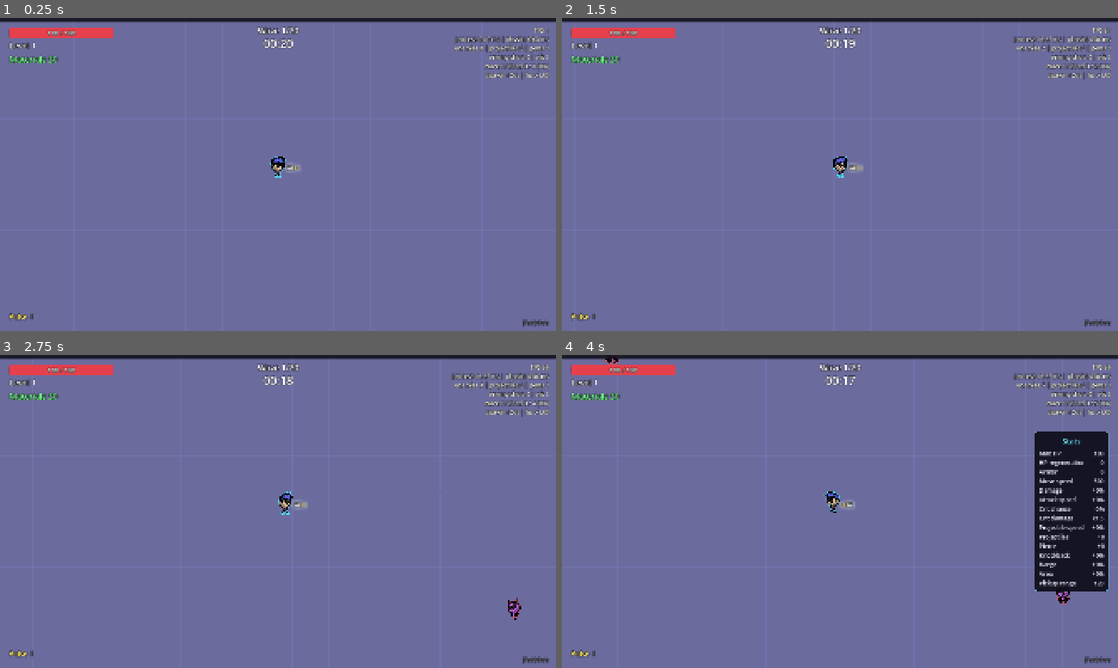
Above: before the commit, frames 1-4 (two rows, left to right).
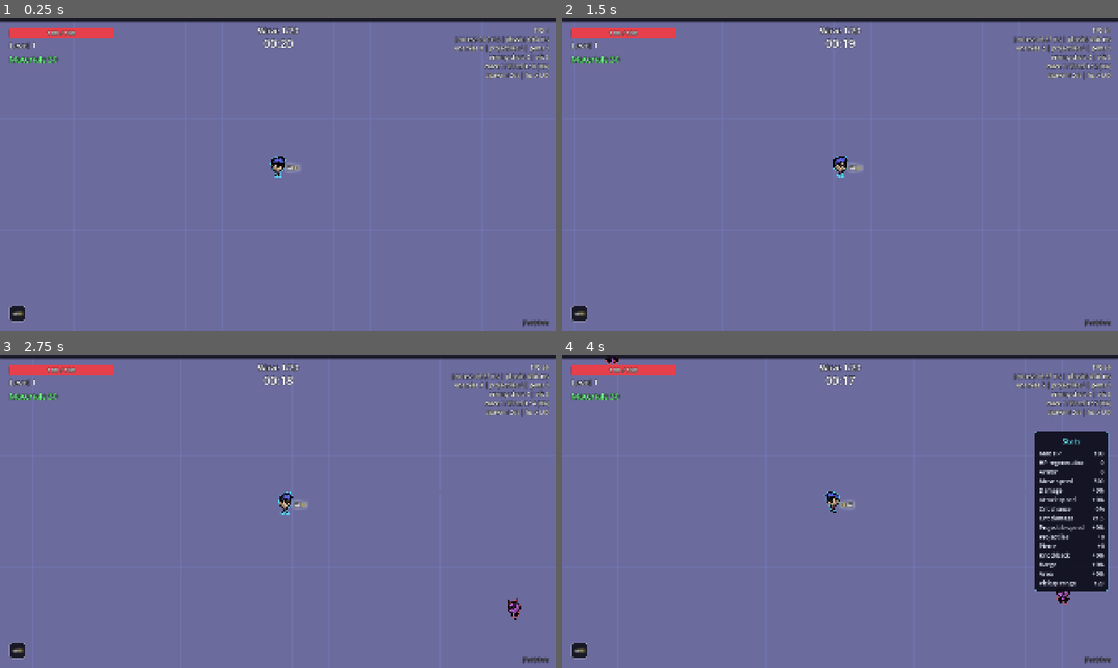
Above: after the commit, the same moments.

Repository: Mowgli2000/survivor-game
Game: Godot game, scene res://src/run/run.tscn
Same seed, same stepped clock (60 frames per second), same inputs: the game is played once before the commit and once after it.
Inputs (mouse positions are in pixels of both pictures, inside the frame that each line leads up to):
- Up to frame 1 (0.25 s): no input
- Up to frame 2 (1.5 s): tap Enter at 0.5 s; move the mouse to (962, 158) at 0.52 s; hold D (move_right) 0.53-1.25 s; hold Tab (show_stats) 0.53-1.25 s; click (962, 158) at 0.67 s; drag from (728, 190) to (812, 237) at 1.27 s
- Up to frame 3 (2.75 s): tap Space at 2 s; move the mouse to (333, 442) at 2.02 s; hold D (move_right) from 2.03 s (still down); tap Alt at 2.1 s; click (333, 442) at 2.17 s
- Up to frame 4 (4 s): release D (move_right) at 2.75 s; drag from (812, 574) to (673, 464) at 2.77 s; move the mouse to (1006, 558) at 3.52 s; hold A (move_left) from 3.53 s (still down); hold Tab (show_stats) from 3.53 s (still down); click (1006, 558) at 3.67 s

The runs differ from the first frame. In frame 1, 0.2% of the frame differs, in the area x 1-6%, y 92-98%; in frame 2, 0.2%; in frame 3, 0.2%; in frame 4, 0.2%.

Commit message:
feat: icons in shop and HUD, shop capture mode
Co-Authored-By: Claude Opus 5.5 <noreply@anthropic.com>

Diff:
--- a/src/debug/capture.gd
+++ b/src/debug/capture.gd
@@ -1,7 +1,7 @@
 extends Node
 ## Plays a run with a bot and saves a screenshot, so visuals can be checked
 ## without a human at the keyboard (used by Claude Code).
-## Usage: Godot.exe --path . res://src/debug/capture.tscn -- --time=20 --out=user://capture.png [--stress] [--allweapons] [--levelup] [--waveend] [--die]
+## Usage: Godot.exe --path . res://src/debug/capture.tscn -- --time=20 --out=user://capture.png [--stress] [--allweapons] [--levelup] [--waveend] [--shop] [--die]
 
 const RUN_SCENE := preload("res://src/run/run.tscn")
 const STRESS_CONFIG := preload("res://src/debug/stress/stress_run.tres")
@@ -25,7 +25,7 @@
 			_out = arg.trim_prefix("--out=")
 		elif arg == "--stress":
 			stress = true
-		elif arg in ["--levelup", "--die", "--waveend"]:
+		elif arg in ["--levelup", "--die", "--waveend", "--shop"]:
 			_mode = arg
 		elif arg == "--allweapons":
 			all_weapons = true
@@ -34,7 +34,7 @@
 		_run.config = STRESS_CONFIG
 	_run.seed_override = 7
 	_run.player_invincible = true
-	_run.auto_choose_upgrades = _mode not in ["--levelup", "--waveend"]
+	_run.auto_choose_upgrades = _mode not in ["--levelup", "--waveend", "--shop"]
 	_run.bot_input = func() -> Vector2: return Vector2.from_angle(_time * 0.5)
 	add_child(_run)
 	if all_weapons:
@@ -52,6 +52,19 @@
 		_run.waves.time_left = 0.05  # level-ups are shown at the end of the wave
 		_capture_at = _time + 0.8
 		return
+	if _mode == "--shop" and not get_tree().paused:
+		# Own a few items so the inventory row shows, then end the wave.
+		for id in [&"oni_mask", &"magnet_glove", &"magnet_glove", &"plasma_ring"]:
+			_run.inventory.add(ContentDB.get_def(&"items", id))
+		_run.waves.time_left = 0.05
+		_capture_at = _time + 0.8
+		return
+	if _mode == "--shop" and not _run.shop_screen.visible:
+		# Skip the level-up cards: straight to the shop.
+		_run.progression.pending_level_ups = 0
+		_run._resolve_level_ups()
+		_capture_at = _time + 0.5
+		return
 	if _mode == "--waveend" and not get_tree().paused:
 		_run.waves.time_left = 0.05
 		_capture_at = _time + 0.8
--- /dev/null
+++ b/src/ui/common/icon_tile.gd
@@ -0,0 +1,48 @@
+class_name IconTile
+extends PanelContainer
+## Square tile showing a weapon/item icon on a dark background, framed with the
+## rarity tier color, with an optional count badge (bottom right). Display only.
+
+const BACKGROUND := Color(0.06, 0.06, 0.1, 0.9)
+const BORDER := 3
+const RADIUS := 8
+
+var icon_rect: TextureRect
+var badge: Label
+
+
+static func create(texture: Texture2D, tier: int, size: float, badge_text: String = "") -> IconTile:
+	var tile := IconTile.new()
+	tile.custom_minimum_size = Vector2(size, size)
+	tile.mouse_filter = Control.MOUSE_FILTER_PASS
+	var style := StyleBoxFlat.new()
+	style.bg_color = BACKGROUND
+	style.border_color = Tiers.color(tier)
+	style.set_border_width_all(BORDER)
+	style.set_corner_radius_all(RADIUS)
+	style.set_content_margin_all(size * 0.08)
+	tile.add_theme_stylebox_override("panel", style)
+
+	tile.icon_rect = TextureRect.new()
+	tile.icon_rect.texture = texture
+	tile.icon_rect.expand_mode = TextureRect.EXPAND_IGNORE_SIZE
+	tile.icon_rect.stretch_mode = TextureRect.STRETCH_KEEP_ASPECT_CENTERED
+	tile.icon_rect.texture_filter = CanvasItem.TEXTURE_FILTER_LINEAR_WITH_MIPMAPS
+	tile.icon_rect.mouse_filter = Control.MOUSE_FILTER_IGNORE
+	tile.add_child(tile.icon_rect)
+
+	tile.badge = Label.new()
+	tile.badge.text = badge_text
+	tile.badge.visible = badge_text != ""
+	tile.badge.size_flags_horizontal = Control.SIZE_SHRINK_END
+	tile.badge.size_flags_vertical = Control.SIZE_SHRINK_END
+	tile.badge.add_theme_font_size_override("font_size", maxi(14, roundi(size * 0.3)))
+	tile.badge.add_theme_constant_override("outline_size", 6)
+	tile.badge.add_theme_color_override("font_outline_color", Color.BLACK)
+	tile.badge.mouse_filter = Control.MOUSE_FILTER_IGNORE
+	tile.add_child(tile.badge)
+	return tile
+
+
+func border_color() -> Color:
+	return (get_theme_stylebox("panel") as StyleBoxFlat).border_color
--- a/src/ui/hud/hud.gd
+++ b/src/ui/hud/hud.gd
@@ -1,12 +1,14 @@
 class_name Hud
 extends CanvasLayer
 ## In-run HUD: XP bar (top), HP bar + level, pending level-ups and materials (top left),
-## wave and wave countdown (top center), owned weapons with their tier (bottom left).
+## wave and wave countdown (top center), owned weapon icons framed by tier (bottom left).
 ## Holding `show_stats` (Tab / gamepad Select) shows the stats panel.
 ## Read-only: listens to signals and reads state, never changes it.
 
+const WEAPON_ICON := 56.0
+
 var _weapons: WeaponHolder
-var _weapons_box: VBoxContainer
+var _weapons_box: HBoxContainer
 var _hp_bar: ProgressBar
 var _hp_label: Label
 var _xp_bar: ProgressBar
@@ -45,12 +47,18 @@
 
 func _refresh_weapons() -> void:
 	for child in _weapons_box.get_children():
+		_weapons_box.remove_child(child)
 		child.queue_free()
 	for slot in _weapons.get_slots():
-		var label := _make_label(24)
-		label.text = "%s  %s" % [tr(slot.data.name_key), Tiers.roman(slot.level)]
-		label.add_theme_color_override("font_color", slot.data.color)
-		_weapons_box.add_child(label)
+		if slot.data.icon == null:
+			var label := _make_label(24)
+			label.text = "%s  %s" % [tr(slot.data.name_key), Tiers.roman(slot.level)]
+			label.add_theme_color_override("font_color", slot.data.color)
+			_weapons_box.add_child(label)
+			continue
+		var tile := IconTile.create(slot.data.icon, slot.level, WEAPON_ICON)
+		tile.mouse_filter = Control.MOUSE_FILTER_IGNORE
+		_weapons_box.add_child(tile)
 
 
 func _init() -> void:
@@ -100,12 +108,12 @@
 	_timer_label.grow_horizontal = Control.GROW_DIRECTION_BOTH
 	root.add_child(_timer_label)
 
-	_weapons_box = VBoxContainer.new()
+	_weapons_box = HBoxContainer.new()
 	_weapons_box.set_anchors_and_offsets_preset(Control.PRESET_BOTTOM_LEFT)
 	_weapons_box.grow_vertical = Control.GROW_DIRECTION_BEGIN
 	_weapons_box.offset_left = 32
 	_weapons_box.offset_bottom = -32
-	_weapons_box.add_theme_constant_override("separation", 2)
+	_weapons_box.add_theme_constant_override("separation", 8)
 	root.add_child(_weapons_box)
 
 	_stats_panel = StatsPanel.new()
--- a/src/ui/shop/shop_screen.gd
+++ b/src/ui/shop/shop_screen.gd
@@ -9,7 +9,10 @@
 
 ## Ignores presses right after opening (a held confirm key must not buy).
 const INPUT_DELAY_MS := 350
-const CARD_SIZE := Vector2(300, 300)
+const CARD_SIZE := Vector2(300, 400)
+const CARD_ICON := 96.0
+const ITEM_ICON := 60.0
+const WEAPON_ICON := 40
 const CARD_BG := Color(0.05, 0.05, 0.1, 0.96)
 const TEXT_COLOR := Color(0.92, 0.94, 1.0)
 const TOO_EXPENSIVE := Color(1.0, 0.35, 0.35)
@@ -26,6 +29,7 @@
 var _weapon_row: HBoxContainer
 var _weapon_actions: HBoxContainer
 var _items_label: Label
+var _items_row: HFlowContainer
 var _next: Button
 var _selected_weapon: int = -1
 ## Identifies the focused control across rebuilds ("buy:2", "weapon:1", "next"...).
@@ -102,10 +106,18 @@
 	_weapon_actions.alignment = BoxContainer.ALIGNMENT_CENTER
 	box.add_child(_weapon_actions)
 
+	var items_box := HBoxContainer.new()
+	items_box.add_theme_constant_override("separation", 16)
+	items_box.alignment = BoxContainer.ALIGNMENT_CENTER
+	box.add_child(items_box)
 	_items_label = _label(22, TEXT_COLOR)
-	_items_label.autowrap_mode = TextServer.AUTOWRAP_WORD_SMART
-	_items_label.custom_minimum_size.x = 1300
-	box.add_child(_items_label)
+	_items_label.text = "UI_SHOP_ITEMS"
+	items_box.add_child(_items_label)
+	_items_row = HFlowContainer.new()
+	_items_row.custom_minimum_size.x = 1100
+	_items_row.add_theme_constant_override("h_separation", 8)
+	_items_row.add_theme_constant_override("v_separation", 8)
+	items_box.add_child(_items_row)
 
 	_next = _button("UI_NEXT_WAVE", 36)
 	_next.custom_minimum_size = Vector2(380, 80)
@@ -205,6 +217,10 @@
 		box.add_child(sold)
 		return panel
 	var texts := describe(offer)
+	var icon := IconTile.create(offer.weapon.icon if offer.is_weapon() else offer.item.icon,
+		offer.tier, CARD_ICON)
+	icon.size_flags_horizontal = Control.SIZE_SHRINK_CENTER
+	box.add_child(icon)
 	var tag := _label(18, Color(accent, 0.9))
 	tag.text = texts[0].to_upper()
 	box.add_child(tag)
@@ -244,6 +260,8 @@
 		var button := _button("%s %s" % [tr(slot.data.name_key), Tiers.roman(slot.level)], 22)
 		button.add_theme_stylebox_override("normal", _style(Tiers.color(slot.level), 1.0 if i == _selected_weapon else 0.5, 2))
 		button.add_theme_color_override("font_color", slot.data.color)
+		button.icon = slot.data.icon
+		button.add_theme_constant_override("icon_max_width", WEAPON_ICON)
 		button.pressed.connect(_on_weapon_selected.bind(i))
 		_weapon_row.add_child(button)
 		_controls["weapon:%d" % i] = button
@@ -265,10 +283,18 @@
 
 
 func _rebuild_items() -> void:
-	var parts: PackedStringArray = []
+	for child in _items_row.get_children():
+		_items_row.remove_child(child)
+		child.queue_free()
 	for item in _inventory.get_items():
-		parts.append("%s ×%d" % [tr(item.name_key), _inventory.count(item)])
-	_items_label.text = "%s %s" % [tr("UI_SHOP_ITEMS"), ", ".join(parts) if not parts.is_empty() else "—"]
+		var count := _inventory.count(item)
+		var tile := IconTile.create(item.icon, item.tier, ITEM_ICON, "×%d" % count if count > 1 else "")
+		tile.tooltip_text = tr(item.name_key)
+		_items_row.add_child(tile)
+	if _inventory.get_items().is_empty():
+		var none := _label(22, Color(TEXT_COLOR, 0.5))
+		none.text = "—"
+		_items_row.add_child(none)
 
 
 func _accepting() -> bool:
--- a/tests/smoke/test_run_smoke.gd
+++ b/tests/smoke/test_run_smoke.gd
@@ -236,3 +236,10 @@
 	assert_true(actors.y_sort_enabled, "actors container sorts by y")
 	assert_eq(_run.enemies.get_parent(), actors)
 	assert_true(_run.enemies.y_sort_enabled, "enemies join the parent's y-sort")
+
+
+func test_hud_shows_one_icon_per_weapon() -> void:
+	await wait_frames(2)
+	var tiles := _run.hud._weapons_box.get_children().filter(func(c: Node) -> bool: return c is IconTile)
+	assert_eq(tiles.size(), _run.player.weapons.slot_count())
+	assert_gt(tiles.size(), 0)
--- /dev/null
+++ b/tests/unit/test_icon_tile.gd
@@ -0,0 +1,18 @@
+extends GutTest
+## IconTile: icon on a tier-colored frame, optional count badge.
+
+
+func test_border_uses_the_tier_color() -> void:
+	var icon: Texture2D = (ContentDB.get_def(&"items", &"oni_mask") as ItemData).icon
+	var tile := IconTile.create(icon, 3, 64.0)
+	add_child_autofree(tile)
+	assert_eq(tile.border_color(), Tiers.color(3))
+	assert_eq(tile.custom_minimum_size, Vector2(64, 64))
+	assert_false(tile.badge.visible, "no badge text, no badge")
+
+
+func test_badge_shows_its_text() -> void:
+	var tile := IconTile.create(null, 1, 48.0, "×3")
+	add_child_autofree(tile)
+	assert_true(tile.badge.visible)
+	assert_eq(tile.badge.text, "×3")
--- a/tests/unit/test_shop_screen.gd
+++ b/tests/unit/test_shop_screen.gd
@@ -88,3 +88,27 @@
 	assert_eq(_weapons.slot_count(), 1)
 	assert_ne(_focused(), _screen._next)
 	assert_eq(_focused(), _screen._controls.get("weapon:0"))
+
+
+func _icon_tiles(node: Node) -> Array[IconTile]:
+	var found: Array[IconTile] = []
+	for child in node.get_children():
+		if child is IconTile:
+			found.append(child)
+		found.append_array(_icon_tiles(child))
+	return found
+
+
+func test_every_offer_card_shows_its_icon() -> void:
+	_open_screen(100)
+	for card in _screen._cards.get_children():
+		assert_eq(_icon_tiles(card).size(), 1, "one icon per card")
+
+
+func test_owned_items_are_shown_as_icons_with_counts() -> void:
+	_open_screen(100)
+	_screen._controls["buy:0"].pressed.emit()
+	_screen._controls["buy:1"].pressed.emit()
+	var tiles := _icon_tiles(_screen._items_row)
+	assert_eq(tiles.size(), 1, "two magnet gloves = one tile")
+	assert_eq(tiles[0].badge.text, "×2")
Not shown, added: src/ui/common/icon_tile.gd.uid
